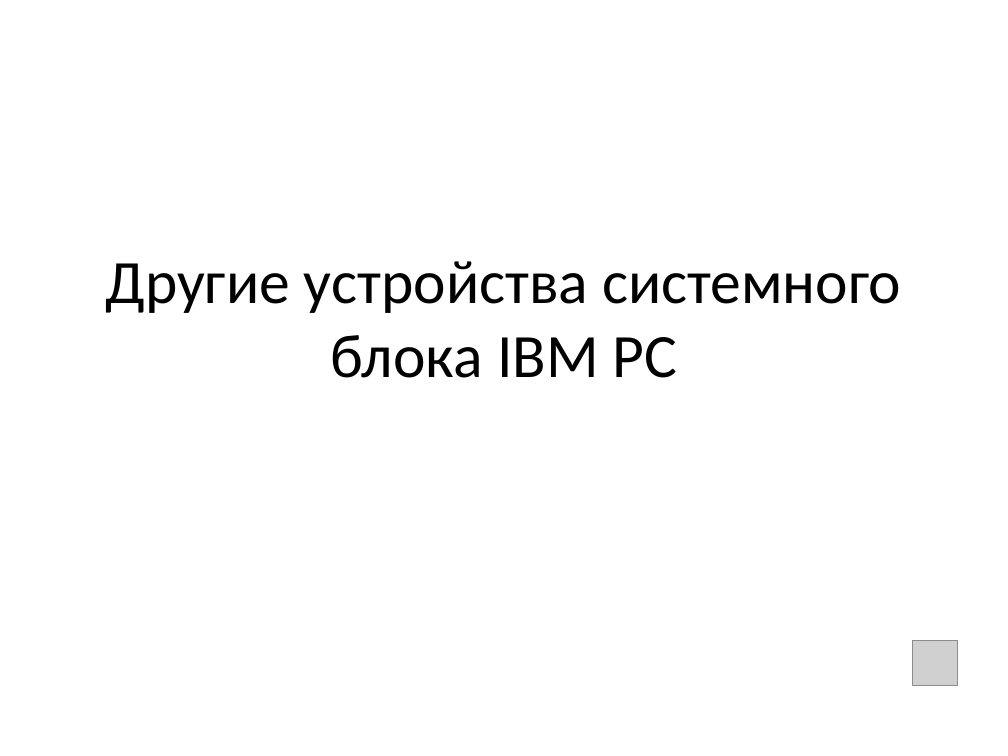
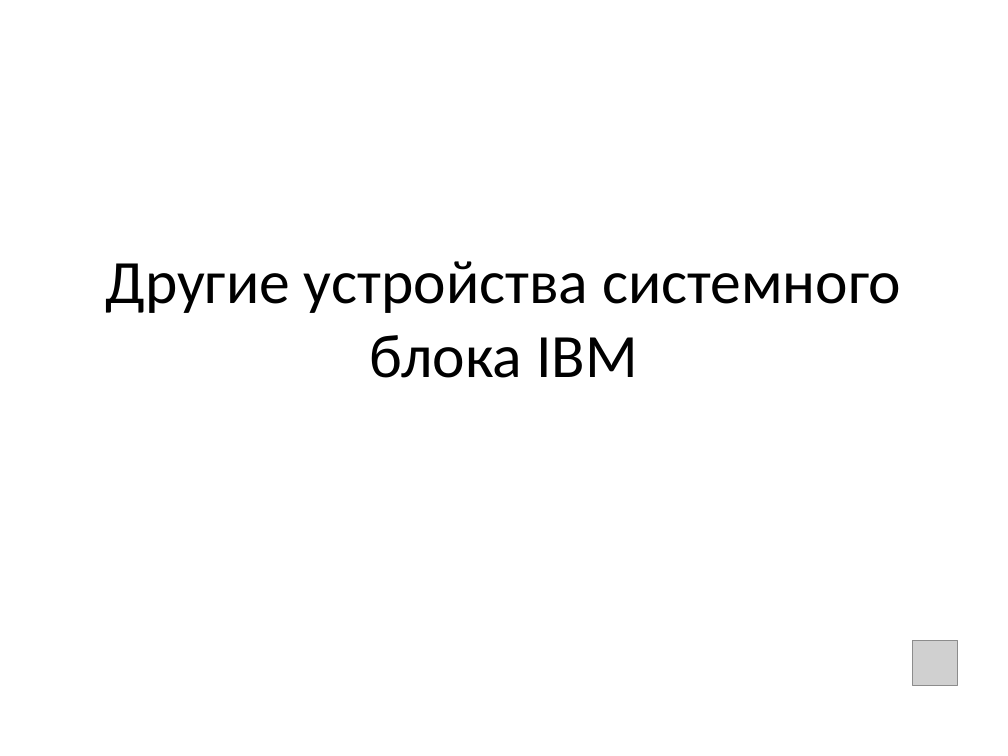
Before and after one commit to saysaysx/manual_materials, a slide deck: slide 1 of inf/audio/inf_5_sysbl_final.pptx. Drawn at 1008x756 pixels with LibreOffice and Linux fonts; fonts in the diff are those of the drawing; grey boxes stand for pictures. Boxes give left, top, right and bottom in pixels: in the first picture for what was removed or moved away, otherwise in the second. Text is boxed around its words. In the diff, an @@ line names an element or a change of style, - is before the commit and + after.

```diff
--- a/inf/audio/inf_5_sysbl_final.pptx
+++ b/inf/audio/inf_5_sysbl_final.pptx
@@ title at [105,261,901,378]: text changed @@
-Другие устройства системного блока IBM PC
+Другие устройства системного блока IBM
```
Also in this commit, not shown: 5 other slides changed, 22 slides added, 13 slides removed.
